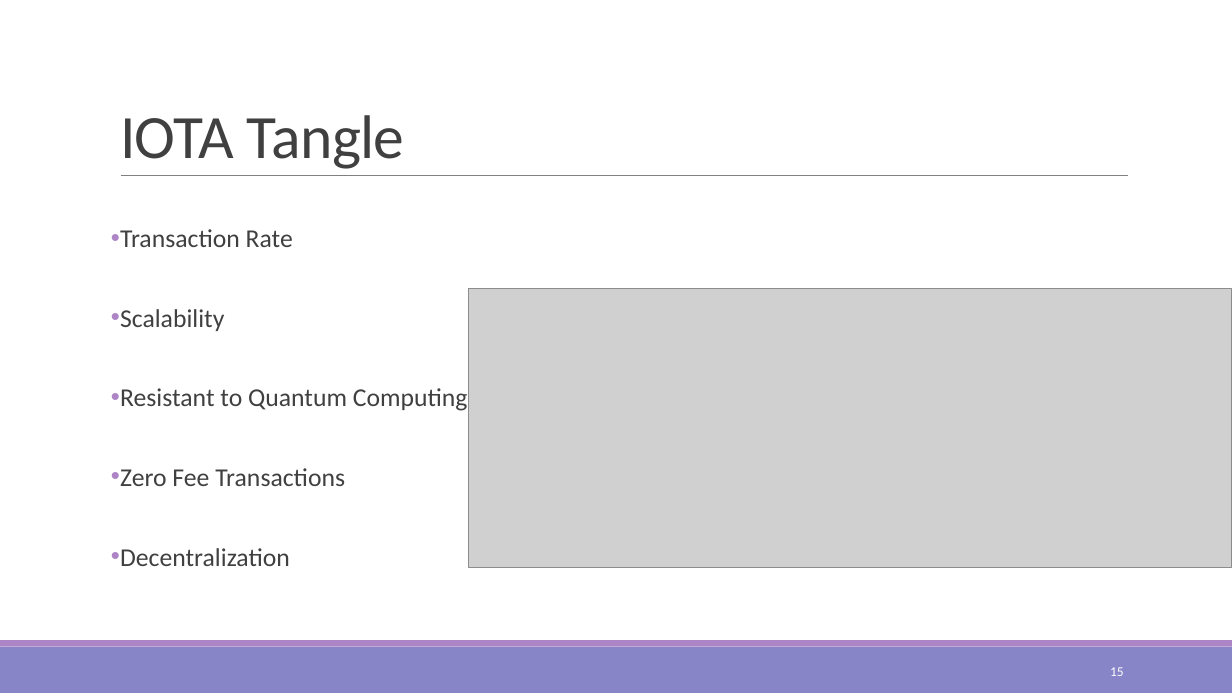
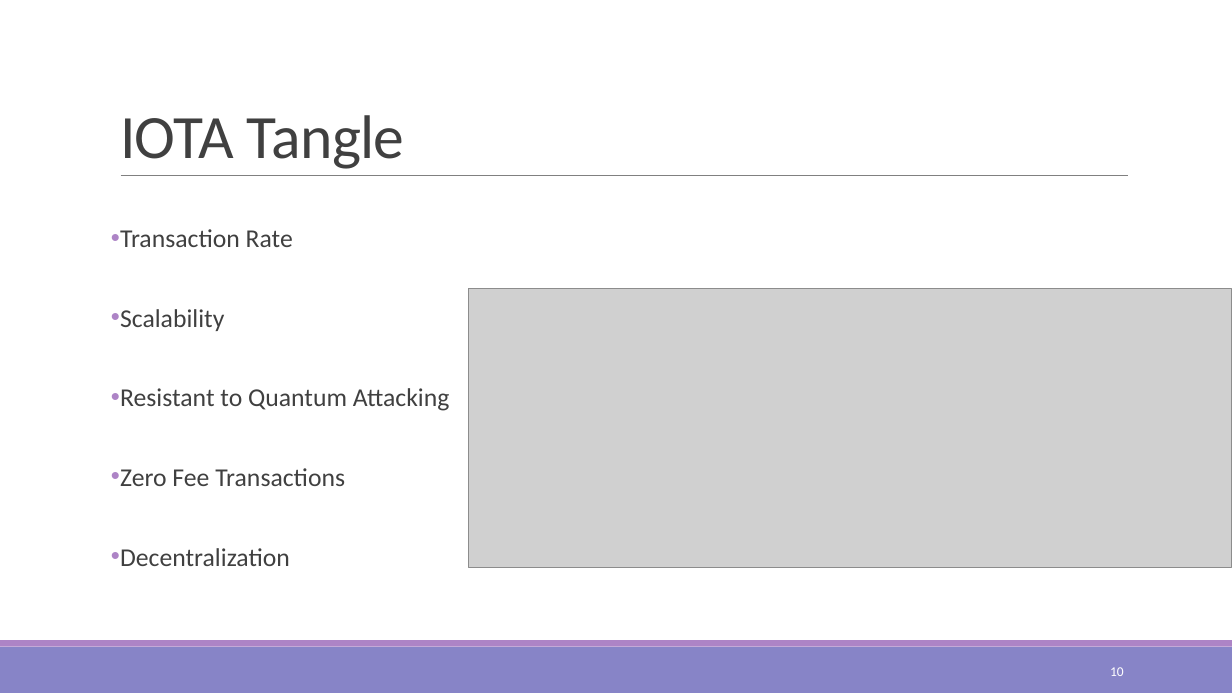
Before and after one commit to kuromasama/Paper, a slide deck: slide 10 of 澤洋 口試.pptx (slide 15 before the commit). Drawn at 1232x693 pixels with LibreOffice and Linux fonts; fonts in the diff are those of the drawing; grey boxes stand for pictures. Boxes give left, top, right and bottom in pixels: in the first picture for what was removed or moved away, otherwise in the second. Text is boxed around its words. In the diff, an @@ line names an element or a change of style, - is before the commit and + after.

```diff
--- a/澤洋 口試.pptx
+++ b/澤洋 口試.pptx
@@ text at bbox=[120, 388, 450, 411]: text changed @@
-• Resistant to Quantum Computing
+• Resistant to Quantum Attacking
@@ page number at bbox=[1110, 667, 1124, 676]: text changed @@
-15
+10
```
Also in this commit, not shown: 2 other slides changed, 8 other files.
